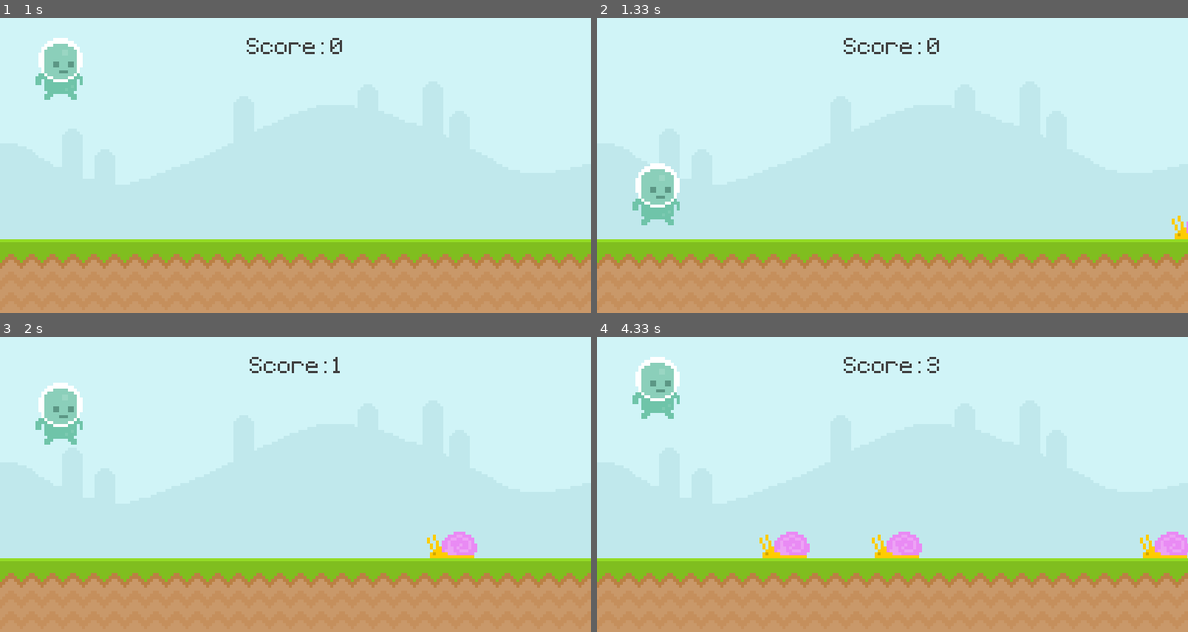
Above: before the commit, frames 1-4 (two rows, left to right).
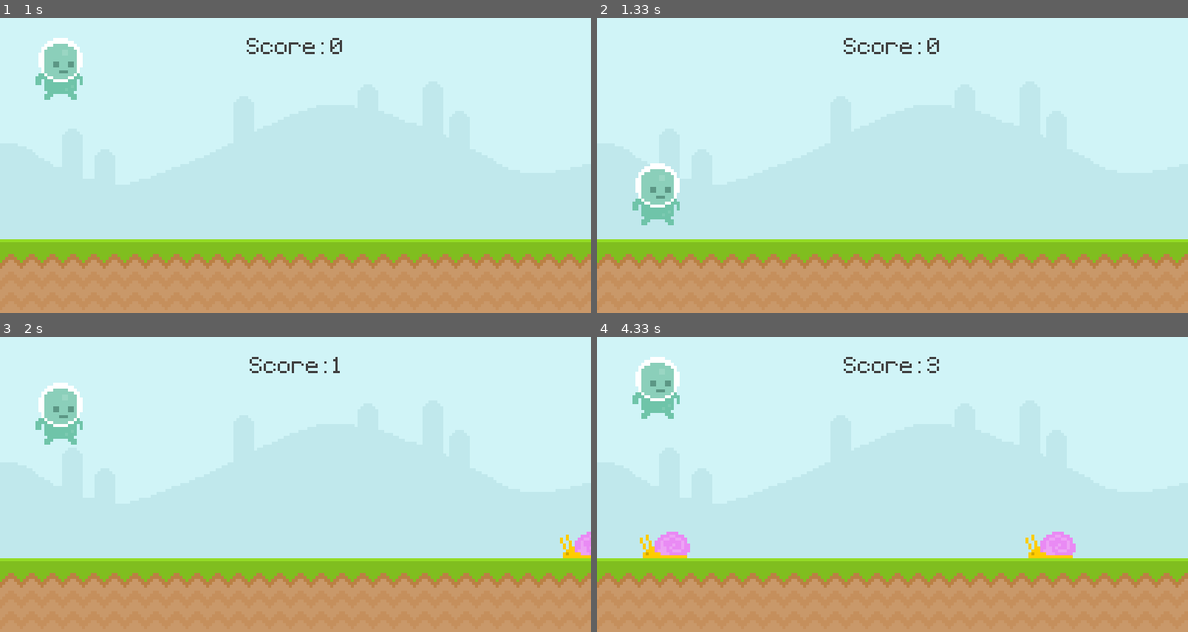
Above: after the commit, the same moments.

Repository: SDBranka/The_Ultimate_Introduction_to_Pygame
Game: pygame game, started from main.py
The game is run twice, just before and just after one commit, with the same random seed, the same clock (stepped at 60 frames per second) and the same inputs.
Inputs (mouse positions are in pixels of both pictures, inside the frame that each line leads up to):
- Up to frame 1 (1 s): tap Space at 0.33 s; press the mouse at (59, 206) at 0.7 s; move the mouse to (236, 165) at 0.8 s; release the mouse at (419, 127) at 0.93 s
- Up to frame 2 (1.33 s): no input
- Up to frame 3 (2 s): press the mouse at (59, 525) at 1.53 s; move the mouse to (147, 528) at 1.63 s; release the mouse at (236, 531) at 1.77 s
- Up to frame 4 (4.33 s): press the mouse at (656, 525) at 2.37 s; move the mouse to (703, 561) at 2.47 s; release the mouse at (750, 596) at 2.6 s; press the mouse at (656, 525) at 3.2 s; move the mouse to (703, 531) at 3.3 s; release the mouse at (750, 537) at 3.43 s; press the mouse at (656, 525) at 4.03 s; move the mouse to (709, 552) at 4.13 s; release the mouse at (762, 578) at 4.27 s

Frame 1 is identical in both runs. In frame 2, 0.1% of the frame differs, in the area x 97-100%, y 67-75%; in frame 3, 0.9%; in frame 4, 2.8%, in the area x 7-100%, y 66-75%.

Commit message:
random obstacle generator constructed

Diff:
--- a/main.py
+++ b/main.py
@@ -12,13 +12,22 @@
     screen.blit(score_surface, score_rect)
     return current_time
 
-
+# moves obstacles and deletes obstacles that have left the screen
 def obstacle_movement(obstacle_list):
     if obstacle_list:
         for obstacle_rect in obstacle_list:
             obstacle_rect.x -= 5
 
-            screen.blit(snail_surface, obstacle_rect)
+            # screen.blit(snail_surface, obstacle_rect) #commented out once rand obst generator constructed
+
+            # determine which type of obstacle to draw and then draw
+            if obstacle_rect.bottom == 300:
+                screen.blit(snail_surface, obstacle_rect)
+            else:
+                screen.blit(fly_surface, obstacle_rect)
+
+        # delete obstacles that have left the screen
+        obstacle_list = [obstacle for obstacle in obstacle_list if obstacle.x > -100]
 
         return obstacle_list
     return []
@@ -52,9 +61,6 @@
 
 # store the score for global use
 score = 0
-
-
-
 
 # create a surface with a plain color
 # ts_width = 100
@@ -81,14 +87,17 @@
 # obstacles
 # create snail character(surface)
 snail_surface = pygame.image.load("img/snail/snail1.png").convert_alpha()
-snail_pos_x = 600
-snail_pos_y = 300
-# create snail rectangle that is same size as snail_surface
-snail_rect = snail_surface.get_rect(midbottom = (snail_pos_x, snail_pos_y))
+# # no longer needed once obstacles generated by obstacle list
+# snail_pos_x = 600
+# snail_pos_y = 300
+# # create snail rectangle that is same size as snail_surface
+# snail_rect = snail_surface.get_rect(midbottom = (snail_pos_x, snail_pos_y))
+
+# create fly character(surface)
+fly_surface = pygame.image.load("img/fly/fly1.png").convert_alpha()
+
 
 obstacle_rect_list = []
-
-
 
 
 # create player character(surface)
@@ -125,7 +134,7 @@
 # timer
 obstacle_timer = pygame.USEREVENT + 1
 event_to_trigger = obstacle_timer
-how_often_to_trigger = 900
+how_often_to_trigger = 1500
 pygame.time.set_timer(event_to_trigger, how_often_to_trigger)
 
 
@@ -169,7 +178,6 @@
             if event.type == pygame.KEYDOWN:
                 if event.key == pygame.K_SPACE and player_rect.bottom >= 300:
                     player_gravity = -20
-
             # make player jump if player is clicked (1:43:15)
             if event.type == pygame.MOUSEBUTTONDOWN:
                 if player_rect.collidepoint(event.pos) and player_rect.bottom >= 300:
@@ -177,20 +185,17 @@
 
             # enemy/obstacle deployment timer
             if event.type == obstacle_timer:
-                obstacle_rect_list.append(snail_surface.get_rect(bottomright = (randint(900, 1100), 300)))
-
-
-
-
+                # build random obstacle type generator; randint 0/1, if 1 snail, if 0 fly
+                if randint(0, 2):
+                    obstacle_rect_list.append(snail_surface.get_rect(bottomright = (randint(900, 1100), 300)))
+                else:
+                    obstacle_rect_list.append(fly_surface.get_rect(bottomright = (randint(900, 1100), 210)))
         else:
             # user presses space bar to restart game
             if event.type == pygame.KEYDOWN and event.key == pygame.K_SPACE:
                     game_active = True
-                    snail_rect.left = 800
+                    # snail_rect.left = 800
                     start_time = pygame.time.get_ticks()
-
-
-
 
 
     if game_active:
@@ -287,9 +292,9 @@
         # ellipse_height = 100
         # pygame.draw.ellipse(surface_to_ellipse_line_on, ellipse_color, pygame.Rect(ellipse_x, ellipse_y, ellipse_width, ellipse_height))
 
-        # player vs snail collision
-        if snail_rect.colliderect(player_rect):
-            game_active = False
+        # # player vs snail collision
+        # if snail_rect.colliderect(player_rect):
+        #     game_active = False
     else:
         screen.fill((94, 129, 162))
         screen.blit(player_stand, player_stand_rect)
